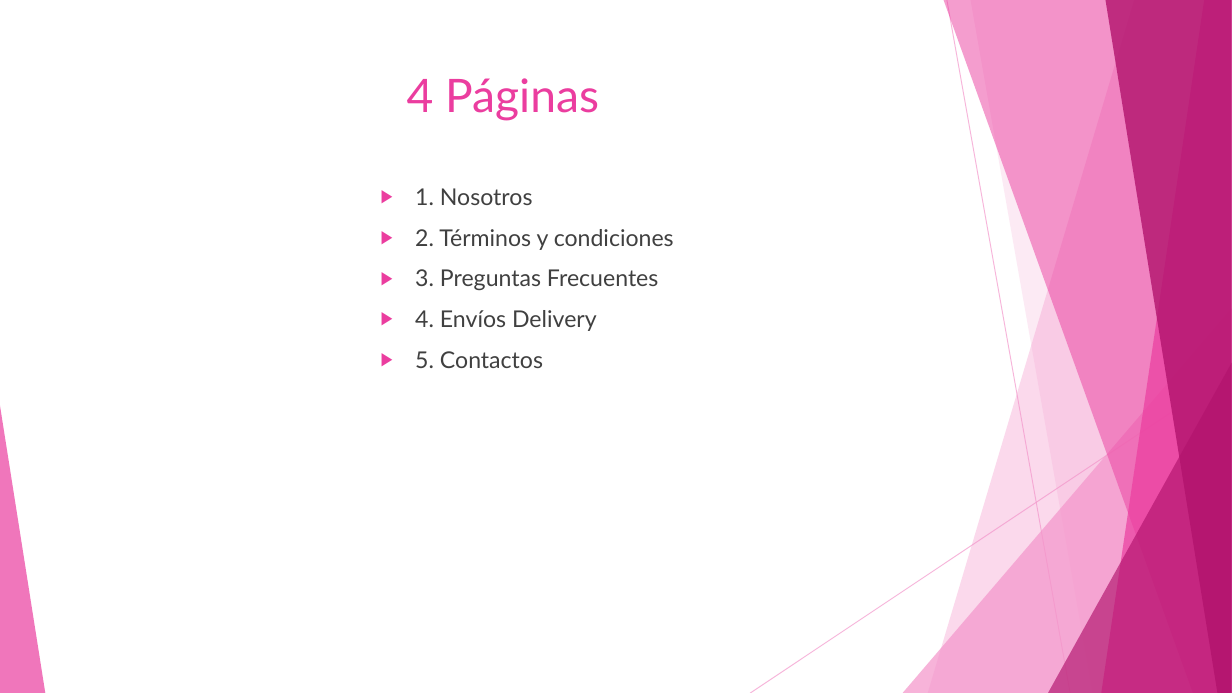
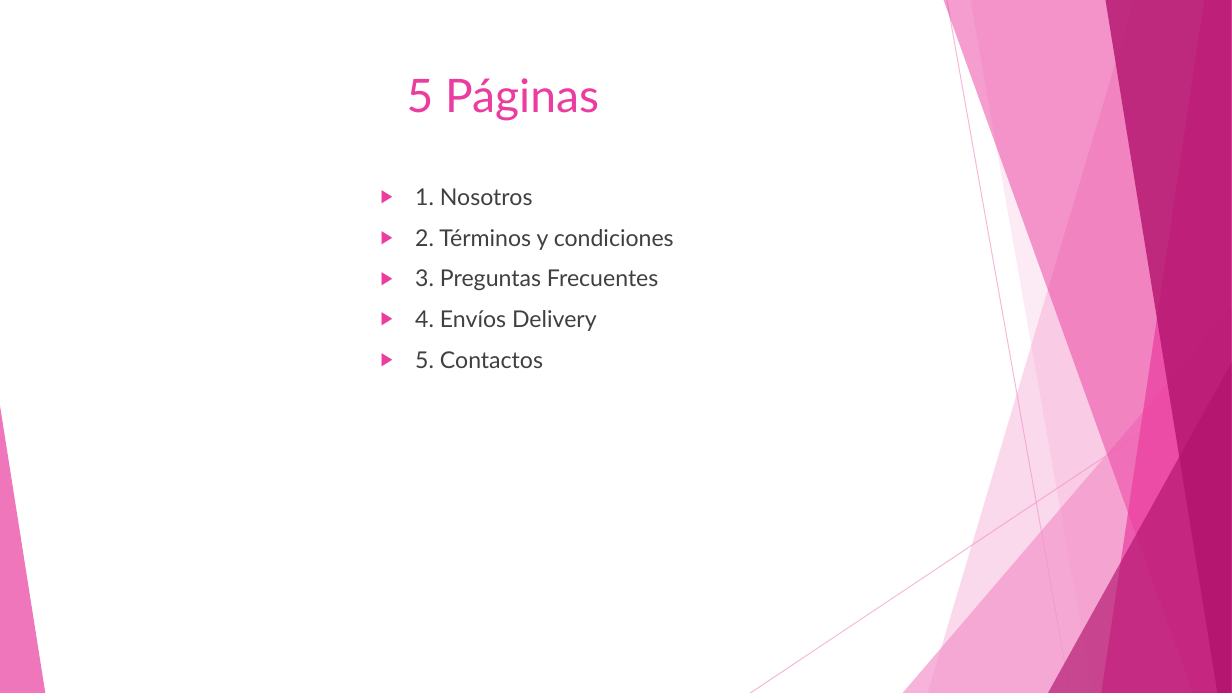
Before and after one commit to Melisa045/wordpress, a slide deck: slide 2 of primer Desafío Melisa Higa.pptx. Drawn at 1232x693 pixels with LibreOffice and Linux fonts; fonts in the diff are those of the drawing. Boxes give left, top, right and bottom in pixels: in the first picture for what was removed or moved away, otherwise in the second. Text is boxed around its words. In the diff, an @@ line names an element or a change of style, - is before the commit and + after.

```diff
--- a/primer Desafío Melisa Higa.pptx
+++ b/primer Desafío Melisa Higa.pptx
@@ title at bbox=[407, 78, 599, 121]: text changed @@
-4 Páginas
+5 Páginas
```
Also in this commit, not shown: 4 other slides changed, 3 slides added, 1 slide removed.
